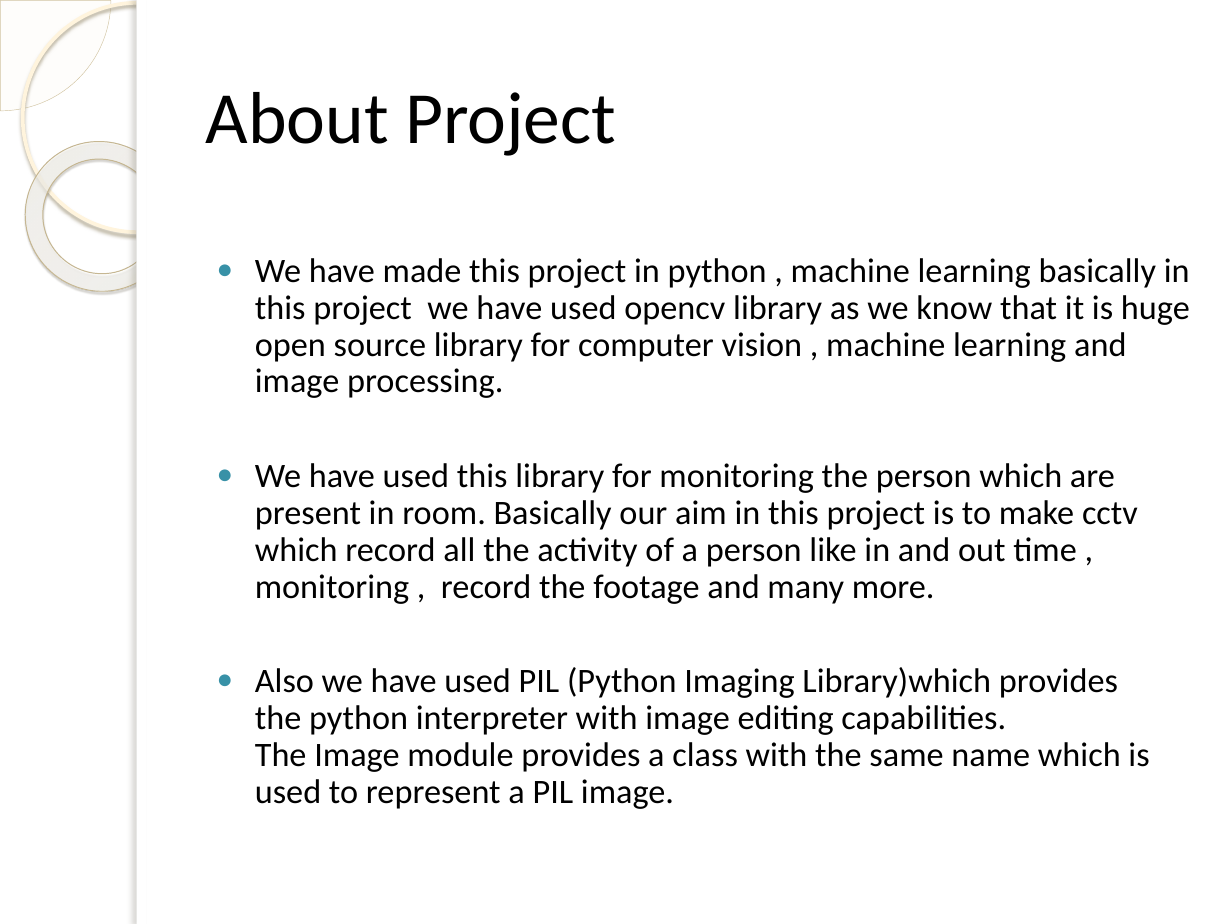
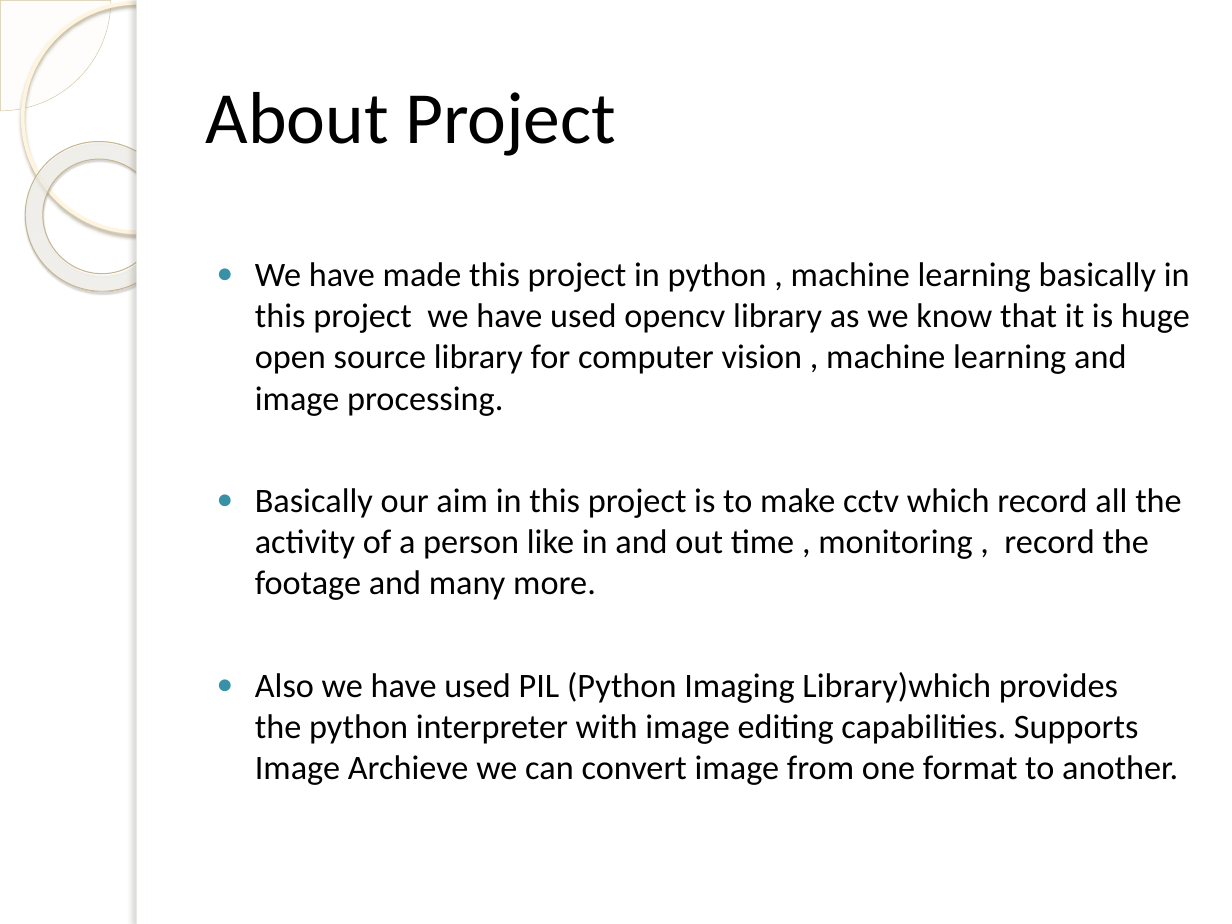
Before and after one commit to krushnal111/SGP-Final-Semester, a slide deck: slide 6 of SMART CCTV.pptx. Drawn at 1232x924 pixels with LibreOffice and Linux fonts; fonts in the diff are those of the drawing; background and template pictures are left out. Boxes give left, top, right and bottom in pixels: in the first picture for what was removed or moved away, otherwise in the second. Text is boxed around its words. In the diff, an @@ line names an element or a change of style, - is before the commit and + after.

```diff
--- a/SMART CCTV.pptx
+++ b/SMART CCTV.pptx
@@ text at bbox=[255, 262, 1190, 416]: line spacing 0.9 to 1 @@
@@ text at bbox=[255, 488, 1181, 785]: text changed @@
-● We have used this library for monitoring the person which are present in room. Basically our aim in this project is to make cctv which record all the activity of a person like in and out time , monitoring , record the footage and many more.
-● Also we have used PIL (Python Imaging Library)which provides the python interpreter with image editing capabilities. The Image module provides a class with the same name which is used to represent a PIL image.
+● Basically our aim in this project is to make cctv which record all the activity of a person like in and out time , monitoring , record the footage and many more.
+● Also we have used PIL (Python Imaging Library)which provides the python interpreter with image editing capabilities. Supports Image Archieve we can convert image from one format to another.
```
Also in this commit, not shown: 5 other slides changed, 2 slides added, 2 slides removed.
